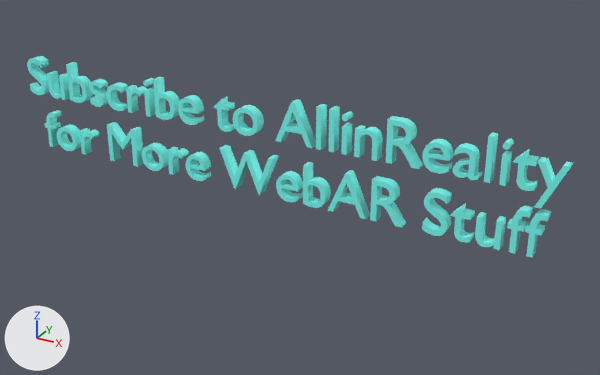
Renders of the Blender file media/gltf/text/text.blend from each side of a commit.
Both versions are drawn from a camera (50 mm lens) standing at (7.09, -10.76, 8.24) and looking at (0.89, 0.5, 2.61). Arrows for +X, +Y and +Z are at lower left; the lights stay in place.

The older version as bpy lines, for what is in view:
```python
mat_material = principled_material('Material')
mat_material.base_color = (0.195, 1.0, 0.915)  # cyan #7afff5
mat_material.roughness = 0.4
txt_text = bpy.data.curves.new('Text', 'FONT')
txt_text.body = 'Subscribe to AllinReality \n for More WebAR Stuff'
txt_text.materials.append(mat_material)  # cyan #7afff5
txt_text.extrude = 0.09
txt_text.offset_x = -4.517
txt_text.offset_y = 3.652
ob_text = bpy.data.objects.new('Text', txt_text)
ob_text.location = (-0.03, 0.0, -0.04)
ob_text.rotation_euler = (1.571, 0.0, 0.0)  # degrees (90, 0, 0)
```
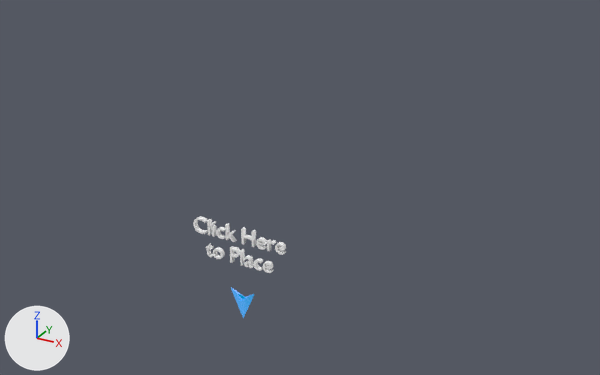
Commit message: updated texts

Boxes [x1, y1, x2, y2] around the edits, measured in the pictures (600 x 375 px):
'Text', recoloured, text changed, moved, rescaled (83% narrower, 71% shorter)
    before: [27, 56, 573, 258]
    after: [193, 216, 286, 273]
'arrow_model', added
    after: [231, 287, 254, 318]

Edits to the bpy script that builds the scene:
```text
Change mat_material:
    mat_material.base_color: (0.195, 1.0, 0.915) -> (1.0, 1.0, 1.0)  # cyan #7afff5 -> white #ffffff
Add mat_arrow_material:
    mat_arrow_material = principled_material('arrow_material')
    mat_arrow_material.base_color = (0.349, 0.322, 1.0)  # blue #9f9aff
    mat_arrow_material.metallic = 1.0
    mat_arrow_material.roughness = 0.553
    mat_arrow_material.specular_ior_level = 1.0
    mat_arrow_material.emission_color = (0.0, 0.275, 0.569)  # cyan #008fc7
    mat_arrow_material.emission_strength = 1.0
Add me_arrow_model_mesh:
    me_arrow_model_mesh.from_pydata([(-0.01, -0.01, 0.62), (-0.01, 0.49, 2.97), (-1.48, -0.01, 4.04), (-0.01, -0.01, 2.97), (-0.01, -0.51, 2.97), (1.46, -0.01, 4.04)], [], [(2, 1, 0), (3, 2, 1), (2, 3, 4), (3, 5, 4), (0, 4, 5), (4, 2, 0), (0, 4, 3), (1, 3, 0), (1, 3, 5), (5, 1, 0)])
    me_arrow_model_mesh.materials.append(mat_arrow_material)  # blue #9f9aff
Change txt_text:
    txt_text.body: 'Subscribe to AllinReality \n for More WebAR Stuff' -> 'Click Here \nto Place '
    add txt_text.align_x = 'CENTER'
    txt_text.offset_x: -4.517 -> 0.032
    txt_text.offset_y: 3.652 -> 3.603
Change ob_text:
    ob_text.location: (-0.03, 0.0, -0.04) -> (0.0, 0.0, 0.03)
    ob_text.scale: (1.0, 1.0, 1.0) -> (0.427, 0.427, 0.427)
Add ob_arrow_model:
    ob_arrow_model = bpy.data.objects.new('arrow_model', me_arrow_model_mesh)
    ob_arrow_model.parent = ob_arrow_root
    ob_arrow_model.location = (0.1, 36.31, 0.07)
    ob_arrow_model.rotation_euler = (1.571, 0.0, 0.0)  # degrees (90, 0, 0)
    ob_arrow_model.scale = (10.0, 10.0, 10.0)
Add ob_arrow_root:
    ob_arrow_root = bpy.data.objects.new('arrow_root', None)
    ob_arrow_root.location = (-0.00124, -0.0000681, 0.548)
    ob_arrow_root.rotation_euler = (1.571, 3.142, 0.0)  # degrees (90, 180, 0)
    ob_arrow_root.scale = (0.0175, 0.0175, 0.0175)
```
